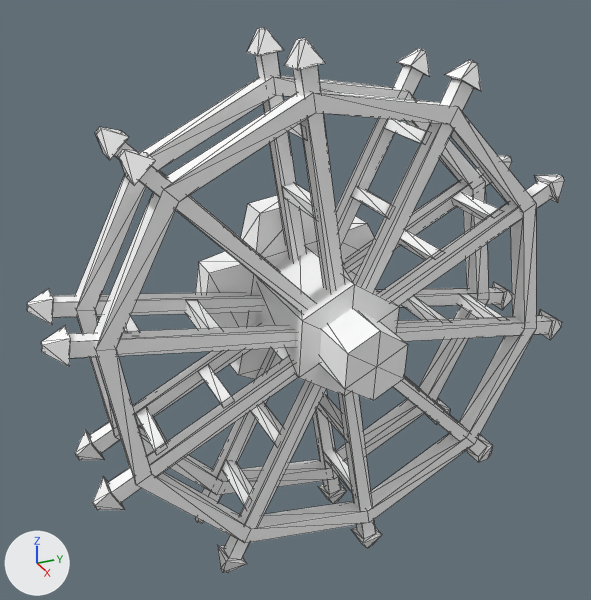
The glTF model assets/synty/simple_fantasy/models/SF_Prop_Goblin_DigWheel_01.glb, before and after one commit.
Camera for both pictures: a 50 mm lens placed at (0.00182, -0.00109, 0.00149), pointed at (-0.00185, 0.00057, -0.00034). The lights are fixed; the arrows at lower left show +X, +Y and +Z. Mesh edges are drawn as thin lines. Where no turn or scale is listed for an object, it has been applied to the vertices.

In view in the first picture: 'SF_Prop_Goblin_DigWheel_01'.
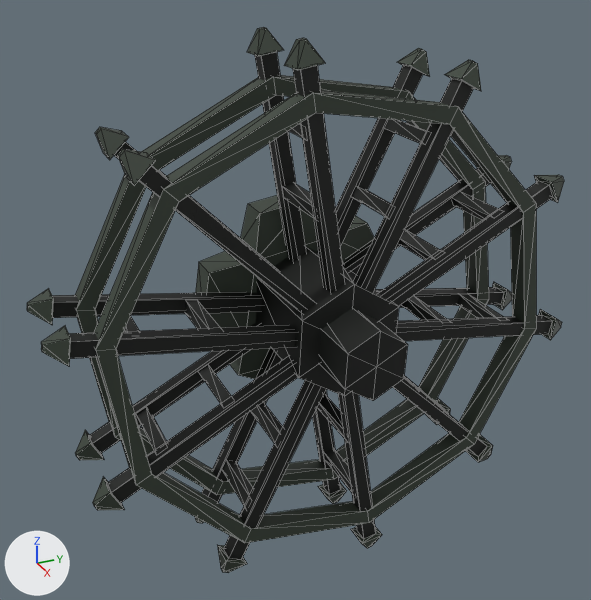
Edits to the scene script, one JSON object a line:
```json
{"op": "add", "block": "img_undead_footman_01", "code": ["img_undead_footman_01 = load_image('Undead_Footman_01', '_unpacked/Undead_Footman_01', 512, 512, 'sRGB')"]}
{"op": "remove", "block": "mat_lambert1", "code": "mat_lambert1.base_color = (1.0, 1.0, 1.0)  # white #ffffff"}
{"op": "add", "block": "mat_lambert1", "code": "mat_lambert1.texture = img_undead_footman_01"}
```

Changed parts and their boxes [x1, y1, x2, y2] in the pictures (591 x 600 px):
```json
{"object": "SF_Prop_Goblin_DigWheel_01", "change": "surface changed", "before": [27, 27, 564, 573], "after": [27, 27, 564, 573], "on screen": "grey to black"}
```
